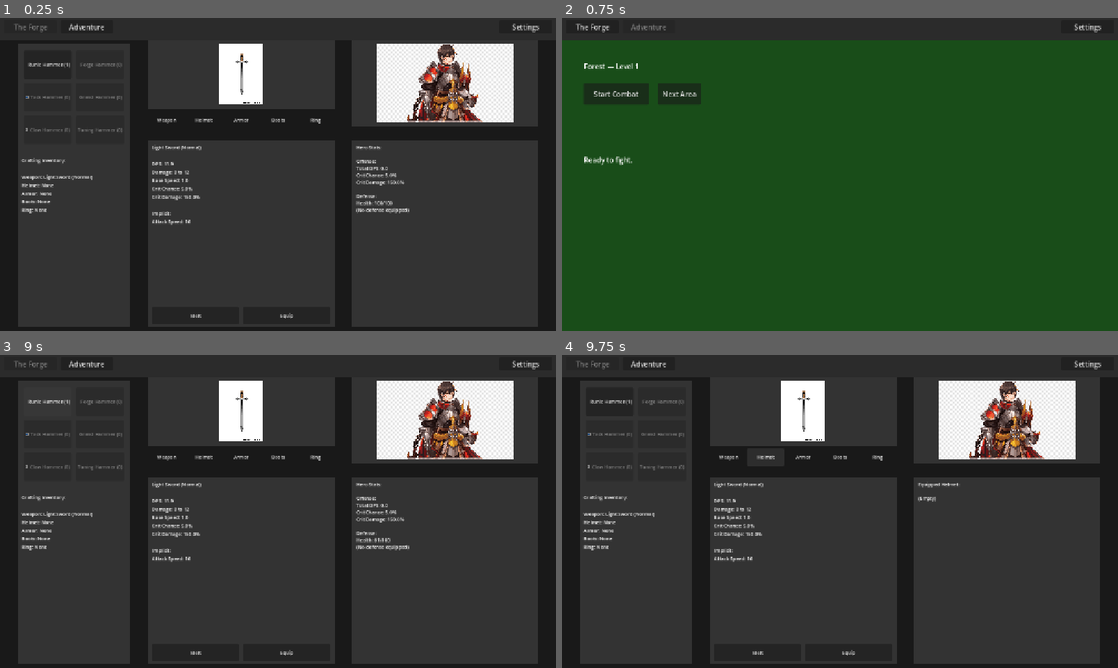
Above: before the commit, frames 1-4 (two rows, left to right).
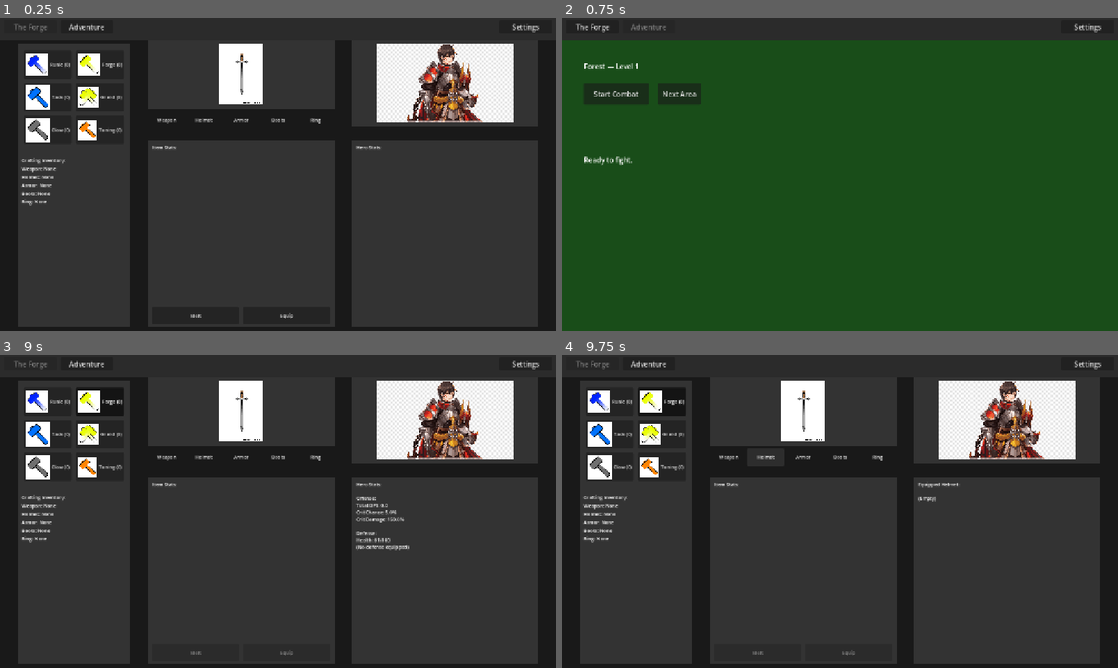
Above: after the commit, the same moments.

Repository: loginn/hammertime
Game: Godot game, scene res://scenes/main.tscn
The game is run twice, just before and just after one commit, with the same random seed, the same clock (stepped at 60 frames per second) and the same inputs.
Inputs:
- Up to frame 1 (0.25 s): no input
- Up to frame 2 (0.75 s): click "Adventure" at 0.5 s
- Up to frame 3 (9 s): click "Start Combat" at 1.25 s; click "Next Area" at 2 s; click "Next Area" at 2.75 s; click "The Forge" at 3.5 s; click "Adventure" at 4.25 s; click "Stop Combat" at 5 s; click "Start Combat" at 5.75 s; click "The Forge" at 6.5 s; click "Runic Hammer (1)" (after the commit: "Runic (0)") at 7.25 s; click "Weapon" at 8 s; click "Runic Hammer (1)" (after the commit: "Forge (0)") at 8.75 s
- Up to frame 4 (9.75 s): click "Helmet" at 9.5 s

The runs differ from the first frame. In frame 1, 3.0% of the frame differs, in the area x 3-74%, y 11-67%; in frame 2, nothing differs; in frame 3, 2.6%; in frame 4, 2.6%.
Error after the commit: Trying to assign a non-object value to a variable of type 'item.gd'. (res://scenes/forge_view.gd:150)

Commit message:
feat(28-01): reshape GameState inventory to arrays and complete SaveManager bridge
- Change crafting_inventory from {slot: Item|null} to {slot: Array} for all five slots
- Remove crafting_bench_item field from GameState entirely
- Initialize starter weapon in weapon slot array in initialize_fresh_game()
- Update _build_save_data() to iterate actual arrays in GameState
- Update _restore_state() to populate full arrays into GameState (no bridge)

Diff:
--- a/autoloads/game_state.gd
+++ b/autoloads/game_state.gd
@@ -7,7 +7,6 @@
 
 # Crafting state (centralized for persistence)
 var crafting_inventory: Dictionary = {}
-var crafting_bench_item: Item = null
 var crafting_bench_type: String = "weapon"
 
 # Area progress (centralized for persistence)
@@ -58,15 +57,16 @@
 		"tuning": 0
 	}
 
-	# Initialize crafting state
+	# Initialize crafting state — per-slot arrays (Phase 28)
 	crafting_inventory = {
-		"weapon": null,
-		"helmet": null,
-		"armor": null,
-		"boots": null,
-		"ring": null,
+		"weapon": [],
+		"helmet": [],
+		"armor": [],
+		"boots": [],
+		"ring": [],
 	}
-	crafting_bench_item = null
+	# Starter weapon goes into weapon slot array
+	crafting_inventory["weapon"] = [LightSword.new()]
 	crafting_bench_type = "weapon"
 
 	# Initialize area progress
--- a/autoloads/save_manager.gd
+++ b/autoloads/save_manager.gd
@@ -83,11 +83,11 @@
 
 	var crafting_inv := {}
 	for type_name in GameState.crafting_inventory:
-		var item = GameState.crafting_inventory[type_name]
-		if item != null:
-			crafting_inv[type_name] = [item.to_dict()]
-		else:
-			crafting_inv[type_name] = []
+		var slot_array: Array = GameState.crafting_inventory[type_name]
+		var items_data: Array = []
+		for item in slot_array:
+			items_data.append(item.to_dict())
+		crafting_inv[type_name] = items_data
 
 	return {
 		"version": SAVE_VERSION,
@@ -121,18 +121,18 @@
 	for currency_type in saved_currencies:
 		GameState.currency_counts[currency_type] = int(saved_currencies[currency_type])
 
-	# Restore crafting inventory (v2: arrays in save, single items in GameState)
+	# Restore crafting inventory (v2: arrays in save, arrays in GameState)
 	var saved_crafting: Dictionary = data.get("crafting_inventory", {})
 	for slot_name in ["weapon", "helmet", "armor", "boots", "ring"]:
 		var slot_data = saved_crafting.get(slot_name, [])
-		if slot_data is Array and not slot_data.is_empty():
-			var first_item_data = slot_data[0]
-			if first_item_data is Dictionary:
-				GameState.crafting_inventory[slot_name] = Item.create_from_dict(first_item_data)
-			else:
-				GameState.crafting_inventory[slot_name] = null
-		else:
-			GameState.crafting_inventory[slot_name] = null
+		var items_array: Array = []
+		if slot_data is Array:
+			for item_data in slot_data:
+				if item_data is Dictionary:
+					var item = Item.create_from_dict(item_data)
+					if item != null:
+						items_array.append(item)
+		GameState.crafting_inventory[slot_name] = items_array
 
 	GameState.crafting_bench_type = str(data.get("crafting_bench_type", "weapon"))
 
